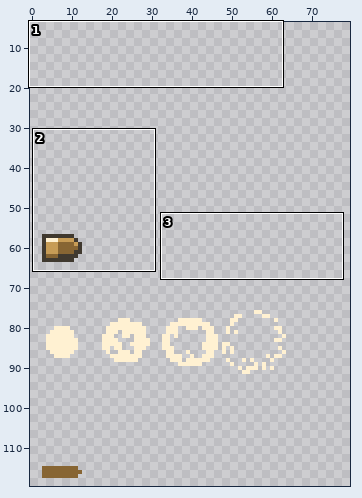
Two states of a sprite sheet, assets/sprites/Player/StandardBullet-Sheet.png. Above: a wide view before the commit, with the close-up outlined.
Close-up. Before:
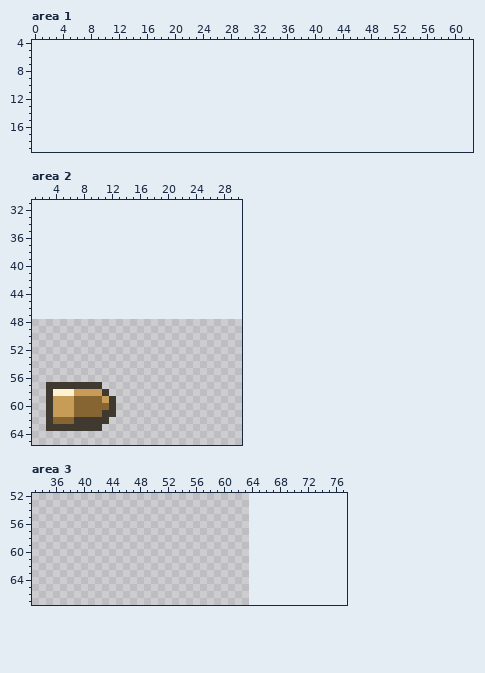
The file is 64x72 pixels. Shown: area 1: x 0..62, y 4..19; area 2: x 1..30, y 31..65; area 3: x 33..77, y 52..67. The old version is drawn lined up with the new one, on the new canvas. The wide view leaves out empty margins.
After:
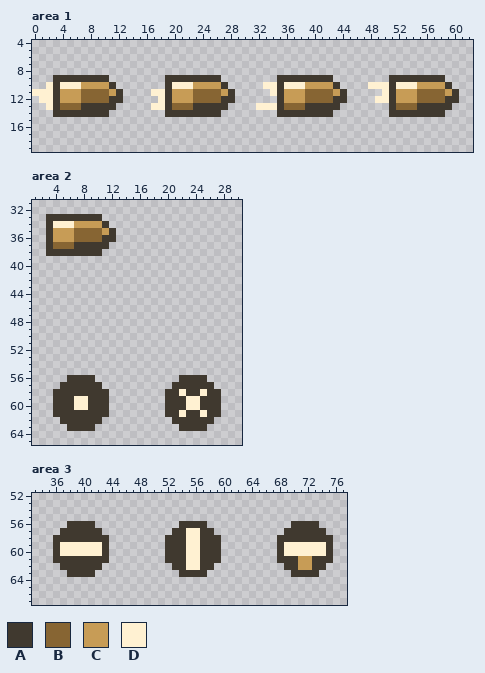
Palette (. is transparent): A #40392f  B #876533  C #c79c56  D #fff1d2
Edits made:
canvas 64x72 -> 80x120, the old top-left corner now at 0,48
Changed rows in their new state; - is an unchanged pixel.
Area 1:
first column x 0:
 9 ---AAAAAAAA--------AAAAAAAA--------AAAAAAAA--------AAAAAAAA--
10 --DADDDCCCCA-------ADDDCCCCA-----DDADDDCCCCA----DDDADDDCCCCA-
11 DDDACCCBBBBCA----DDACCCBBBBCA-----DACCCBBBBCA-----DACCCBBBBCA
12 -DDACCCBBBBAA-----DACCCBBBBAA------ACCCBBBBAA----DDACCCBBBBAA
13 --DABBBAAAAA-----DDABBBAAAAA----DDDABBBAAAAA-------ABBBAAAAA-
14 ---AAAAAAAA--------AAAAAAAA--------AAAAAAAA--------AAAAAAAA--
Area 2:
first column x 3:
33 AAAAAAAA--
34 ADDDCCCCA-
35 ACCCBBBBCA
36 ACCCBBBBAA
37 ABBBAAAAA-
38 AAAAAAAA--
first column x 3:
56 ---AAAA------------AAAA--
57 ..----------------AAAAAA-
58 .AAAAAAA---------AADAADAA
59 .AAADDAAA.-------AAADDAAA
60 .AAADDAAA.-------AAADDAAA
61 .AAAAAAA-.-------AADAADAA
62 ..AA----.---------AAAAAA-
63 ...----.-----------AAAA--
Area 3:
first column x 36:
56 --AAAA------------AAAA------------AAAA--
57 -AAAAAA----------AADDAA----------AAAAAA-
58 AAAAAAAA--------AAADDAAA--------AAAAAAAA
59 ADDDDDDA--------AAADDAAA--------ADDDDDDA
60 ADDDDDDA--------AAADDAAA--------ADDDDDDA
61 AAAAAAAA--------AAADDAAA--------AAACCAAA
62 -AAAAAA----------AADDAA----------AACCAA-
63 --AAAA------------AAAA------------AAAA--
Where, in picture pixels (left, top, right, bottom), the same in both close-ups:
added: (32, 75, 347, 117)
added: (368, 75, 459, 117)
added: (46, 214, 116, 256)
changed: (46, 375, 116, 431)
added: (165, 375, 221, 431)
added: (53, 521, 109, 577)
added: (165, 521, 221, 577)
added: (277, 521, 333, 577)
